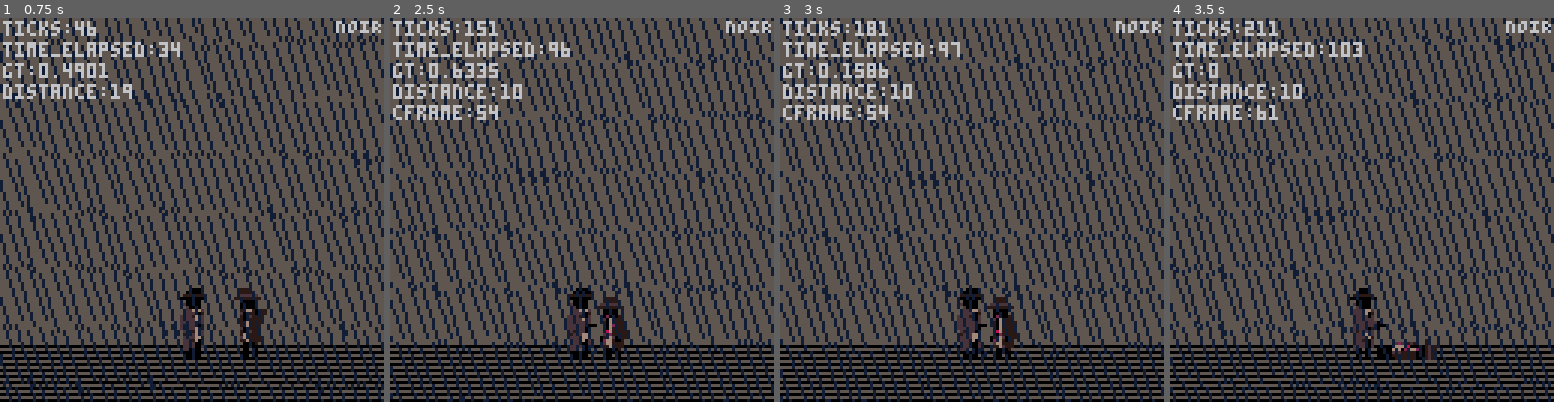
Above: before the commit, frames 1-4 (left to right).
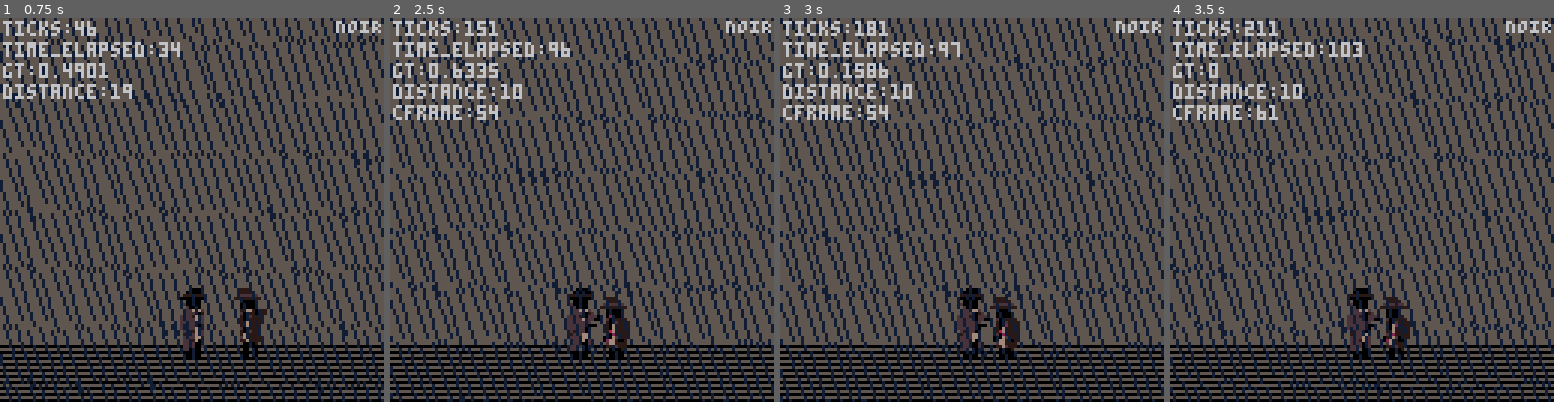
Above: after the commit, the same moments.

Repository: SneerfulArk/noir
Game: PICO-8 cartridge noir.p8
Same seed, same stepped clock (60 frames per second), same inputs: the game is played once before the commit and once after it.
Inputs:
- Up to frame 1 (0.75 s): tap X (X key) at 0.33 s; tap O (Z key) at 0.7 s
- Up to frame 2 (2.5 s): tap X (X key) at 1.07, 1.85 s; tap O (Z key) at 1.7, 2.1 s
- Up to frame 3 (3 s): tap O (Z key) at 2.5, 2.9 s; tap X (X key) at 2.97 s
- Up to frame 4 (3.5 s): tap O (Z key) at 3.3 s

Frame 1 is identical in both runs. In frame 2, 0.4% of the frame differs, in the area x 52-63%, y 73-89%; in frame 3, 0.4%; in frame 4, 1.3%, in the area x 46-70%, y 70-90%.

Commit message:
v0.18.1
Added
- Sprites: New frame drawn for the `parry_leg` takedown to better match the fluidity of the `double_chest` takedown.
Changed:
- Takedowns: Tweaked frame timing of both the `parry_leg` and `double_chest` takedown animations.

Diff:
--- a/noir.p8
+++ b/noir.p8
@@ -218,7 +218,7 @@
         punch_dist=24
         counter=false
         cframe=0
-        last_takedown="parry_leg"
+        last_takedown=nil
         current_takedown=nil
 
         takedown_pool={
@@ -259,8 +259,12 @@
                         sfx=2,
                         flash=4,
                     },
-                    [75] = {
+                    [73] = {
                         spr=54,
+                        sprw=3,
+                    },
+                    [78] = {
+                        spr=57,
                         sprw=4,
                     },
                 }
@@ -301,11 +305,11 @@
                         spr=105,
                         sprw=3,
                     },
-                    [58] = {
+                    [62] = {
                         spr=108,
                         sprw=4,
                     },
-                    [86] = {
+                    [94] = {
                         spr=108,
                         sprw=4,
                         shake=13,
@@ -345,7 +349,7 @@
         if distance == 11 and counter == true and plr.state != "combat" then
             local rnd_index
 
-            repeat rnd_index = takedown_pool[flr(rnd(#takedown_pool)+1)]
+            repeat rnd_index = takedown_pool[flr(rnd(#takedown_pool))+1]
             until rnd_index != last_takedown
 
             current_takedown = rnd_index
Not shown, changed: 45 lines of the sprite sheet (__gfx__) section of noir.p8
